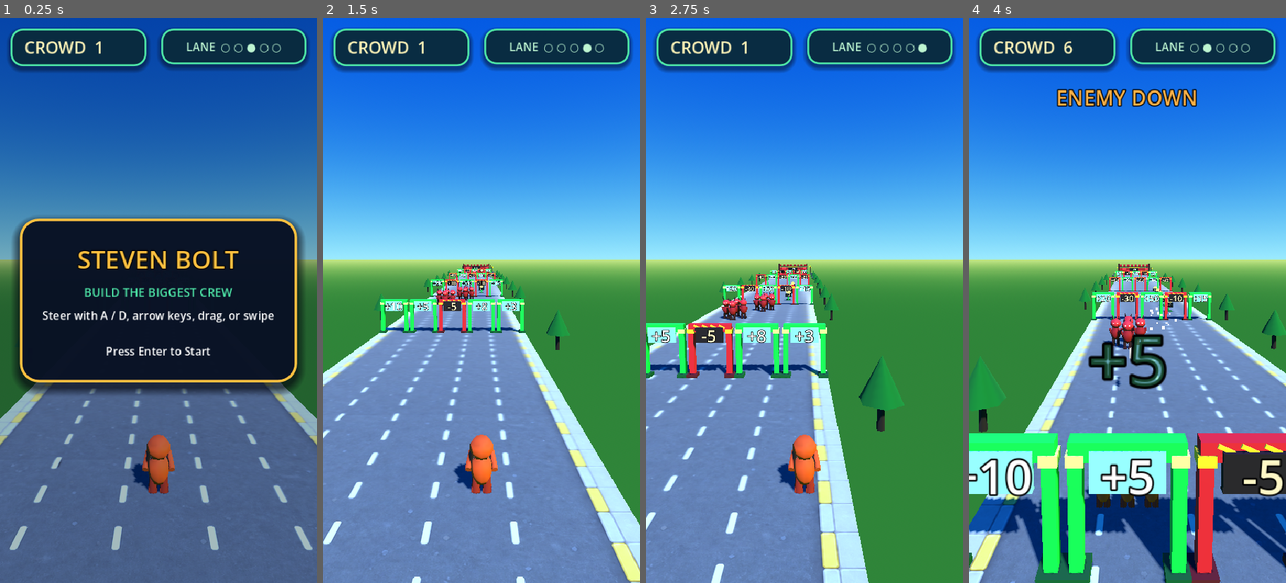
Above: before the commit, frames 1-4 (left to right).
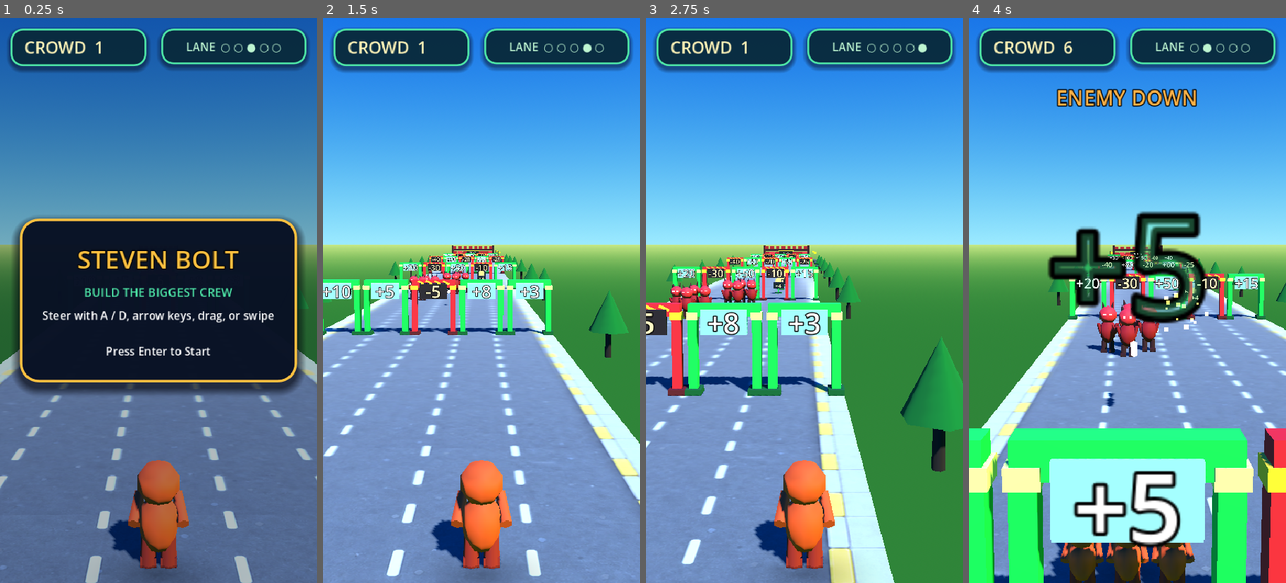
Above: after the commit, the same moments.

Repository: hobsojam/steven-bolt
Game: Godot game, scene res://scenes/main.tscn
Two runs of this game, one before a commit and one after it. Both use one fixed random seed, a clock stepped at 60 frames per second and the inputs below.
Inputs (mouse positions are in pixels of both pictures, inside the frame that each line leads up to):
- Up to frame 1 (0.25 s): no input
- Up to frame 2 (1.5 s): tap Enter (ui_accept) at 0.5, 0.77 s; move the mouse to (551, 272) at 0.52 s; hold Right (lane_right) 0.53-1.25 s; click (551, 272) at 0.67 s; drag from (418, 328) to (465, 413) at 1.27 s
- Up to frame 3 (2.75 s): move the mouse to (836, 176) at 2.02 s; hold Right (lane_right) from 2.03 s (still down)
- Up to frame 4 (4 s): release Right (lane_right) at 2.75 s; drag from (1111, 413) to (1032, 215) at 2.77 s; move the mouse to (1222, 385) at 3.52 s; hold Left (lane_left) from 3.53 s (still down); tap Enter (ui_accept) at 3.77 s

The runs differ from the first frame. In frame 1, 31% of the frame differs, in the area x 0-100%, y 9-100%; in frame 2, 59%; in frame 3, 58%; in frame 4, 73%, in the area x 0-100%, y 0-100%.

Commit message:
Game-feel pass 3/3: camera reframe, hit feedback, lighting punch-up (#34)
- chase_camera.gd: lower (HEIGHT 4.0 -> 3.0), closer (BACK_OFFSET 6.0 ->
  5.2), tighter (new FOV 52). The crowd fills the lower third and gate
  rows / the toll wall / an enemy mass tower over it, the reference's
  "small squad under a huge threat" framing.
- Camera reactions off the run's feedback signal: a transient additive
  FOV "punch" on gate pass / pickup / toll (bigger on a toll break) that
  eases back, and decaying positional shake on toll_fail, failure, and -
  as a sustained rumble via repeated additive kicks - a horde's contact
  damage. Both are zeroed and suppressed outside the RUNNING state, so
  there is no shake in START / GAME_OVER / FINISHED. Amplitudes and
  recovery are named constants.
- crowd_visual.gd: a soft dark blob shadow under the crowd so it reads as
  planted. One unshaded alpha quad with a procedurally generated
  radial-falloff texture (no asset; GL Compatibility has no decals),
  resized and recentred to the crowd's actual span every rebuild.
- Lighting: SunLight energy 0.86 -> 1.05 for crisper shadows/contrast;
  the two bright environment zones get a small ambient bump. The
  deliberately dark pre-toll/horde zone is left as-is - the mood arc is
  intentional. Screen-space glow is unavailable in GL Compatibility, so
  "glow" stays faked per-effect with additive emissive materials (pass 1).

Existing per-zone sky/ambient swapping is untouched and still drives the
baseline. Headless suite green (the crowd-depth-vs-camera-offset test
still holds: max depth ~3.0 < BACK_OFFSET 5.2), gdlint clean, and a
full-level headless run under the real main loop confirms the new framing
(y=3.0, z = crowd.z + 5.2, fov 52 with the toll punch widening it to ~56
then easing back) with no errors, warnings, or leaks.

Co-Authored-By: Claude Sonnet 5 <noreply@anthropic.com>
Claude-Session: https://claude.ai/code/session_017m3eYGUxbQus8D5C5bJcB8

Diff:
--- a/scenes/main.tscn
+++ b/scenes/main.tscn
@@ -107,7 +107,7 @@
 [node name="SunLight" type="DirectionalLight3D" parent="."]
 rotation_degrees = Vector3(-48, 28, 0)
 light_color = Color(1, 0.972549, 0.917647, 1)
-light_energy = 0.86
+light_energy = 1.05
 shadow_enabled = true
 
 [node name="Hud" type="CanvasLayer" parent="."]
--- a/scripts/chase_camera.gd
+++ b/scripts/chase_camera.gd
@@ -1,16 +1,39 @@
 extends Camera3D
 
-const HEIGHT := 4.0
-const BACK_OFFSET := 6.0
+# Framing: lower, closer, and a tighter FOV than a neutral chase cam, so
+# the crowd fills the lower third of the frame and whatever is ahead
+# (gate rows, the toll wall, an enemy mass) towers over it - the
+# reference's "small squad under a huge threat" read.
+const HEIGHT := 3.0
+const BACK_OFFSET := 5.2
 # A larger look-ahead flattens the camera's downward pitch (it aims at a
 # ground-level point far beyond the crowd rather than close behind it).
 # Counterintuitively, a shallower pitch is what pushes the nearby crowd
-# toward the bottom of the frame instead of the middle - a steep pitch aims
-# closer to directly at the crowd, centering it instead.
-const LOOK_AHEAD := 30.0
+# toward the bottom of the frame instead of the middle - a steep pitch
+# aims closer to directly at the crowd, centering it instead.
+const LOOK_AHEAD := 26.0
+const FOV := 52.0
 const X_FOLLOW_SPEED := 6.0
 
+# Transient reactions. A "punch" briefly widens the FOV and eases back
+# (a speed/impact pop); "shake" adds decaying positional noise. Both are
+# additive so overlapping events stack, and both are suppressed outside
+# the RUNNING state.
+const PUNCH_RECOVER_TIME := 0.32
+const MAX_PUNCH_FOV := 7.0
+const SHAKE_DECAY_PER_SECOND := 9.0
+const MAX_SHAKE := 0.5
+
+var _punch_fov: float = 0.0
+var _shake: float = 0.0
+
 @onready var _crowd: Node3D = get_node("../CrowdController")
+@onready var _run: Node = get_node("..")
+
+
+func _ready() -> void:
+	fov = FOV
+	_run.feedback_requested.connect(_on_feedback_requested)
 
 
 func _process(delta: float) -> void:
@@ -18,4 +41,40 @@
 	position.y = target.y + HEIGHT
 	position.z = target.z + BACK_OFFSET
 	position.x = move_toward(position.x, target.x, X_FOLLOW_SPEED * delta)
+
+	var live: bool = not (_run.is_start() or _run.is_game_over() or _run.is_finished())
+	if not live:
+		_punch_fov = 0.0
+		_shake = 0.0
+	_punch_fov = move_toward(_punch_fov, 0.0, MAX_PUNCH_FOV / PUNCH_RECOVER_TIME * delta)
+	_shake = move_toward(_shake, 0.0, SHAKE_DECAY_PER_SECOND * delta)
+	fov = FOV + _punch_fov
+	if _shake > 0.001:
+		position += Vector3(randf_range(-_shake, _shake), randf_range(-_shake, _shake), 0.0)
+
 	look_at(target + Vector3(0.0, 0.0, -LOOK_AHEAD), Vector3.UP)
+
+
+func _on_feedback_requested(kind: StringName, _amount: int) -> void:
+	match kind:
+		&"gate_gain", &"gate_loss", &"pickup_gain", &"pickup_loss":
+			_add_punch(2.5)
+		&"toll_pass":
+			_add_punch(6.0)
+		&"toll_fail":
+			_add_punch(6.0)
+			_add_shake(0.32)
+		&"damage":
+			# Fires repeatedly through a horde's contact phase; the additive
+			# decaying shake turns that into a sustained rumble.
+			_add_shake(0.12)
+		&"failure":
+			_add_shake(0.42)
+
+
+func _add_punch(amount: float) -> void:
+	_punch_fov = minf(_punch_fov + amount, MAX_PUNCH_FOV)
+
+
+func _add_shake(amount: float) -> void:
+	_shake = minf(_shake + amount, MAX_SHAKE)
--- a/scripts/crowd_visual.gd
+++ b/scripts/crowd_visual.gd
@@ -3,7 +3,10 @@
 const RunRules := preload("res://scripts/run_rules.gd")
 const CrowdUnitModel := preload("res://assets/models/crowd_unit.glb")
 
+const SHADOW_MARGIN := 0.9
+
 var _last_crowd_count: int = -1
+var _shadow: MeshInstance3D
 
 @onready var _crowd = get_parent()
 @onready var _multimesh_instance: MultiMeshInstance3D = $MultiMeshInstance3D
@@ -17,6 +20,43 @@
 	else:
 		_multimesh_instance.multimesh.mesh = model_mesh.mesh
 	model_root.free()
+	_build_shadow()
+
+
+func _build_shadow() -> void:
+	# A soft dark blob under the crowd so it reads as planted, not
+	# floating. Cheap stand-in for ground AO: one unshaded, alpha-blended
+	# quad with a procedurally generated radial-falloff texture (no asset,
+	# and GL Compatibility has no decals). Sized to the crowd each rebuild.
+	_shadow = MeshInstance3D.new()
+	var quad := QuadMesh.new()
+	quad.size = Vector2.ONE
+	_shadow.mesh = quad
+	_shadow.rotation_degrees.x = -90.0
+	_shadow.position.y = 0.02  # lift off the road to avoid z-fighting
+	var material := StandardMaterial3D.new()
+	material.shading_mode = BaseMaterial3D.SHADING_MODE_UNSHADED
+	material.transparency = BaseMaterial3D.TRANSPARENCY_ALPHA
+	material.albedo_color = Color(0.0, 0.0, 0.0, 0.34)
+	material.albedo_texture = _make_blob_texture()
+	material.cull_mode = BaseMaterial3D.CULL_DISABLED
+	_shadow.material_override = material
+	_shadow.visible = false
+	add_child(_shadow)
+
+
+func _make_blob_texture() -> ImageTexture:
+	var size := 64
+	var image := Image.create(size, size, false, Image.FORMAT_RGBA8)
+	var center := Vector2(size, size) * 0.5
+	var max_distance := size * 0.5
+	for y in size:
+		for x in size:
+			var falloff: float = clampf(
+				1.0 - Vector2(x + 0.5, y + 0.5).distance_to(center) / max_distance, 0.0, 1.0
+			)
+			image.set_pixel(x, y, Color(1.0, 1.0, 1.0, falloff * falloff))
+	return ImageTexture.create_from_image(image)
 
 
 func _process(_delta: float) -> void:
@@ -33,6 +73,25 @@
 	mesh.instance_count = transforms.size()
 	for i in transforms.size():
 		mesh.set_instance_transform(i, transforms[i])
+	_resize_shadow(count)
+
+
+func _resize_shadow(count: int) -> void:
+	_shadow.visible = count > 0
+	if count <= 0:
+		return
+	# crowd_layout places the front rank at local z = 0 and rows behind it
+	# at positive z, so the crowd spans x in [-half_width, half_width] and
+	# z in [0, depth].
+	var half_width: float = 0.4
+	var depth: float = 0.4
+	for pos in RunRules.crowd_layout(count):
+		half_width = maxf(half_width, absf(pos.x))
+		depth = maxf(depth, pos.z)
+	# Quad lies in its local XY; after the -90 deg X tilt local Y maps to
+	# world Z (track depth). Recentre it over the crowd's actual span.
+	_shadow.position.z = depth * 0.5
+	_shadow.scale = Vector3(half_width * 2.0 + SHADOW_MARGIN, depth + SHADOW_MARGIN, 1.0)
 
 
 func _find_mesh_instance(node: Node) -> MeshInstance3D:
--- a/scripts/environment_zones.gd
+++ b/scripts/environment_zones.gd
@@ -19,7 +19,7 @@
 			"end_distance": 40.0,
 			"sky_top": Color("1b89e5"),
 			"sky_horizon": Color("b8ecff"),
-			"ambient_energy": 0.48,
+			"ambient_energy": 0.56,
 			"prop_type": "tree",
 			"prop_spacing": 8.0,
 		},
@@ -28,7 +28,7 @@
 			"end_distance": 85.0,
 			"sky_top": Color("1670d6"),
 			"sky_horizon": Color("7fd4ff"),
-			"ambient_energy": 0.52,
+			"ambient_energy": 0.6,
 			"prop_type": "tree",
 			"prop_spacing": 5.0,
 		},
@@ -46,7 +46,7 @@
 			"end_distance": 150.0,
 			"sky_top": Color("ff9f45"),
 			"sky_horizon": Color("ffe29a"),
-			"ambient_energy": 0.55,
+			"ambient_energy": 0.62,
 			"prop_type": "banner",
 			"prop_spacing": 10.0,
 		},
